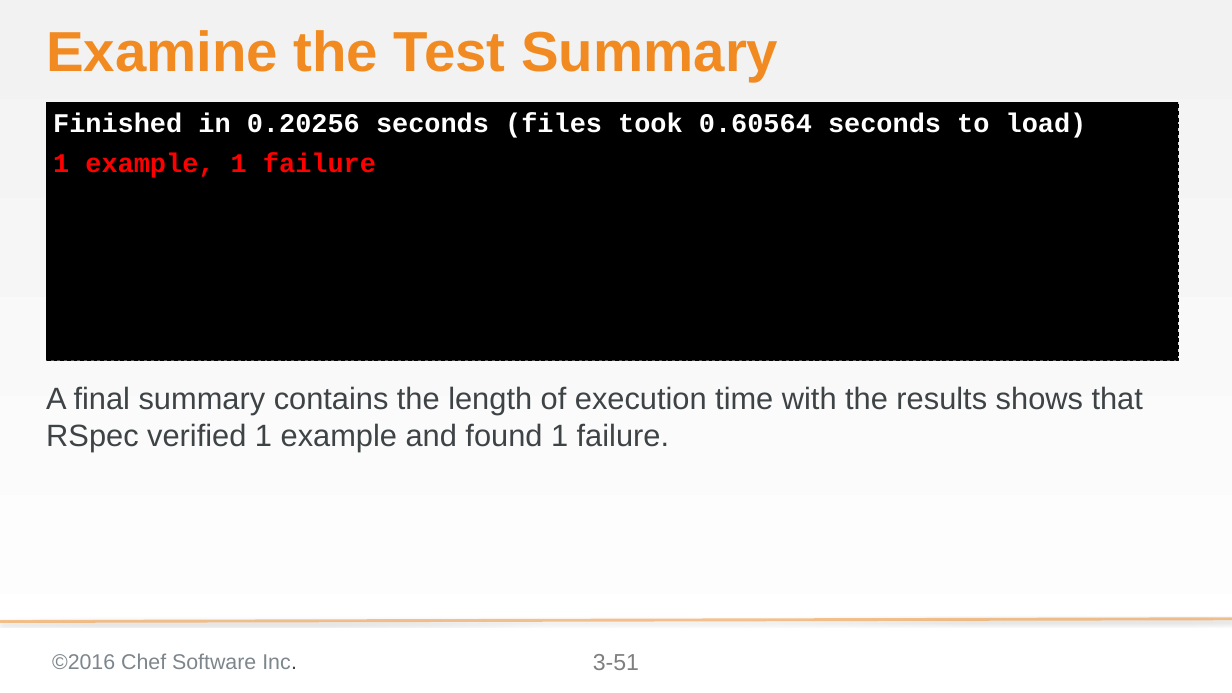
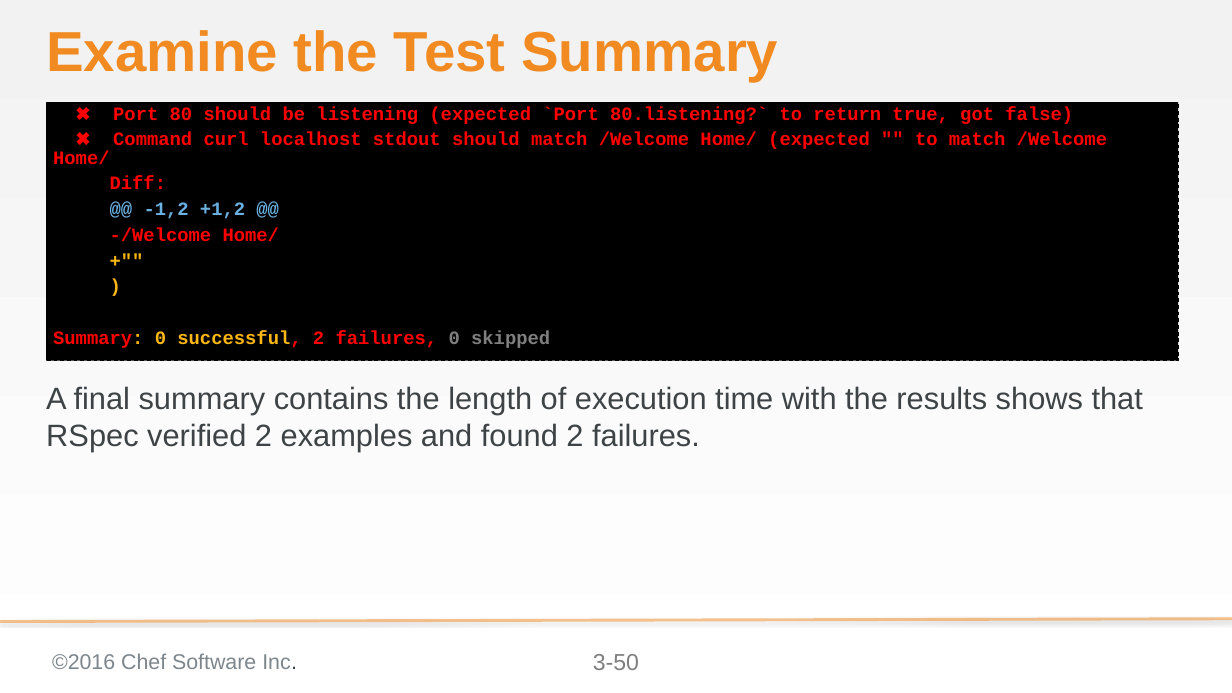
Before and after one commit to chef-training/test_driven_cookbook_development, a slide deck: slide 50 of 03-writing_a_test_first.pptx (slide 51 before the commit). Drawn at 1232x693 pixels with LibreOffice and Linux fonts; fonts in the diff are those of the drawing; background and template pictures are left out. Boxes give left, top, right and bottom in pixels: in the first picture for what was removed or moved away, otherwise in the second. Text is boxed around its words. In the diff, an @@ line names an element or a change of style, - is before the commit and + after.

Commit message:
Updates to Chef DK 0.17.17 and InSpec
* Updated the Chef DK
* Changed the examples to InSpec

```diff
--- a/03-writing_a_test_first.pptx
+++ b/03-writing_a_test_first.pptx
@@ text at (53, 106, 1107, 348): text changed; size 28 to 19.6 pt; text colour #FFFFFF to #FF0000 @@
-Finished in 0.20256 seconds (files took 0.60564 seconds to load)
-1 example, 1 failure
+✖ Port 80 should be listening (expected `Port 80.listening?` to return true, got false)
+✖ Command curl localhost stdout should match /Welcome Home/ (expected "" to match /Welcome Home/
+Diff:
+@@ -1,2 +1,2 @@
+-/Welcome Home/
++""
+)
+Summary: 0 successful, 2 failures, 0 skipped
@@ text at (46, 386, 1143, 452): text changed @@
-A final summary contains the length of execution time with the results shows that RSpec verified 1 example and found 1 failure.
+A final summary contains the length of execution time with the results shows that RSpec verified 2 examples and found 2 failures.
@@ page number at (593, 654, 639, 670): text changed @@
-3-51
+3-50
```
Also in this commit, not shown: 23 other slides changed, 7 slides added, 8 slides removed, 5 other files.
